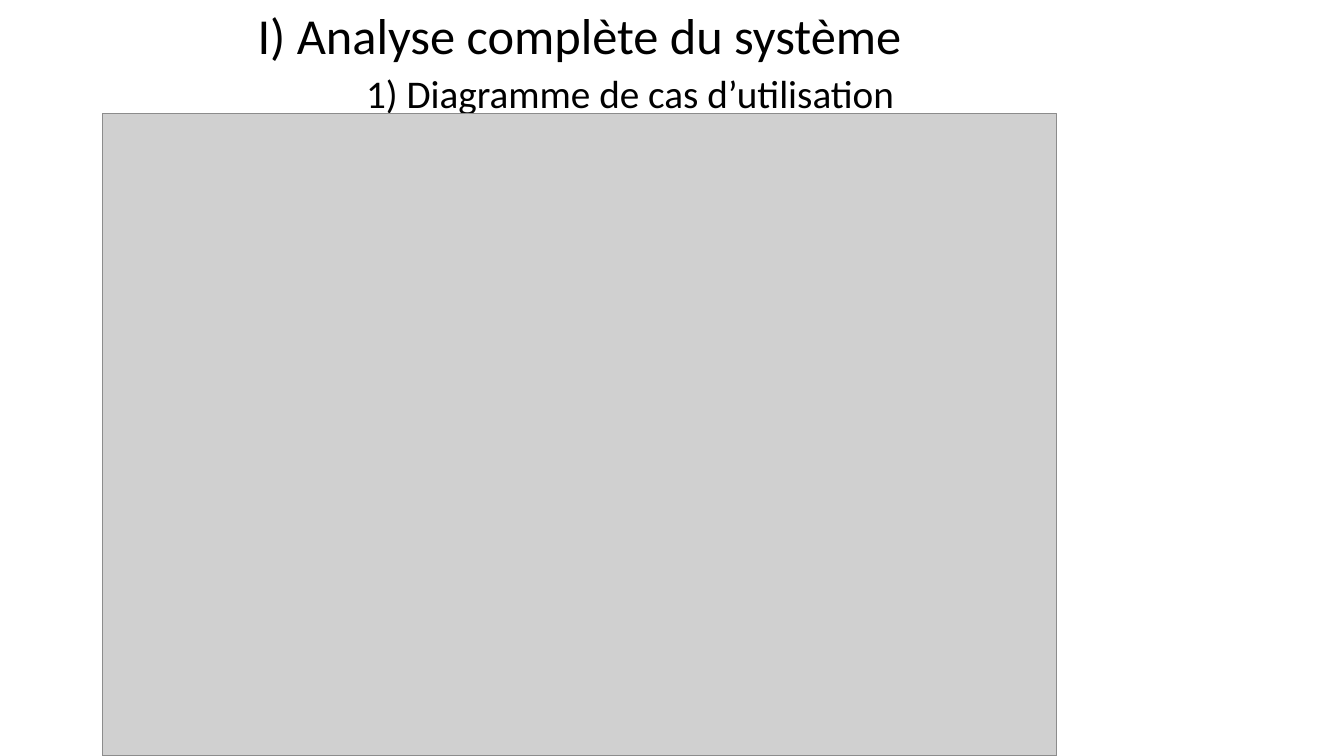
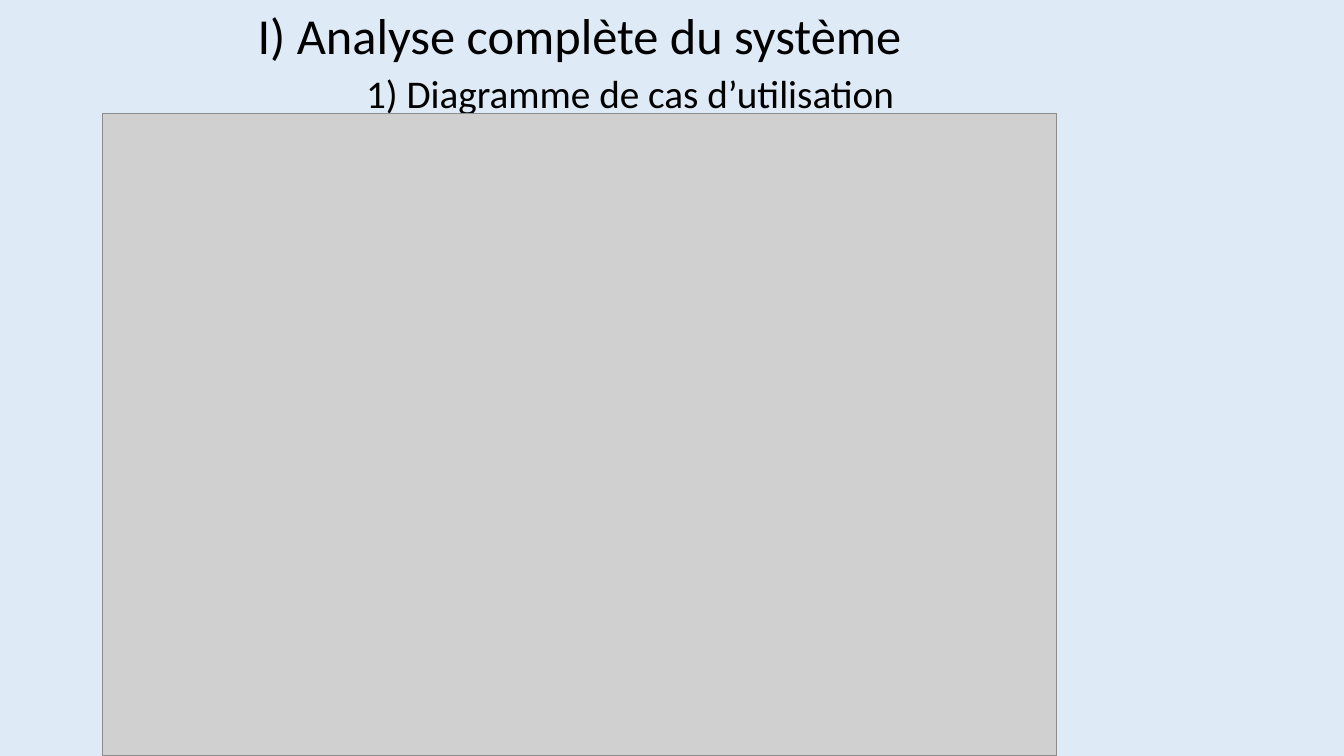
Before and after one commit to Maja2308/Projet_Cross, a slide deck: slide 8 of Diagrammes Communs/Presentation_Revue0.pptx. Drawn at 1344x756 pixels with LibreOffice and Linux fonts; fonts in the diff are those of the drawing; grey boxes stand for pictures. Boxes give left, top, right and bottom in pixels: in the first picture for what was removed or moved away, otherwise in the second. Text is boxed around its words. In the diff, an @@ line names an element or a change of style, - is before the commit and + after.

```diff
--- a/Diagrammes Communs/Presentation_Revue0.pptx
+++ b/Diagrammes Communs/Presentation_Revue0.pptx
@@ background #FFFFFF to #DEEBF7 @@
```
Also in this commit, not shown: 25 other slides changed, 5 slides added, 1 slide removed, 2 other files.
